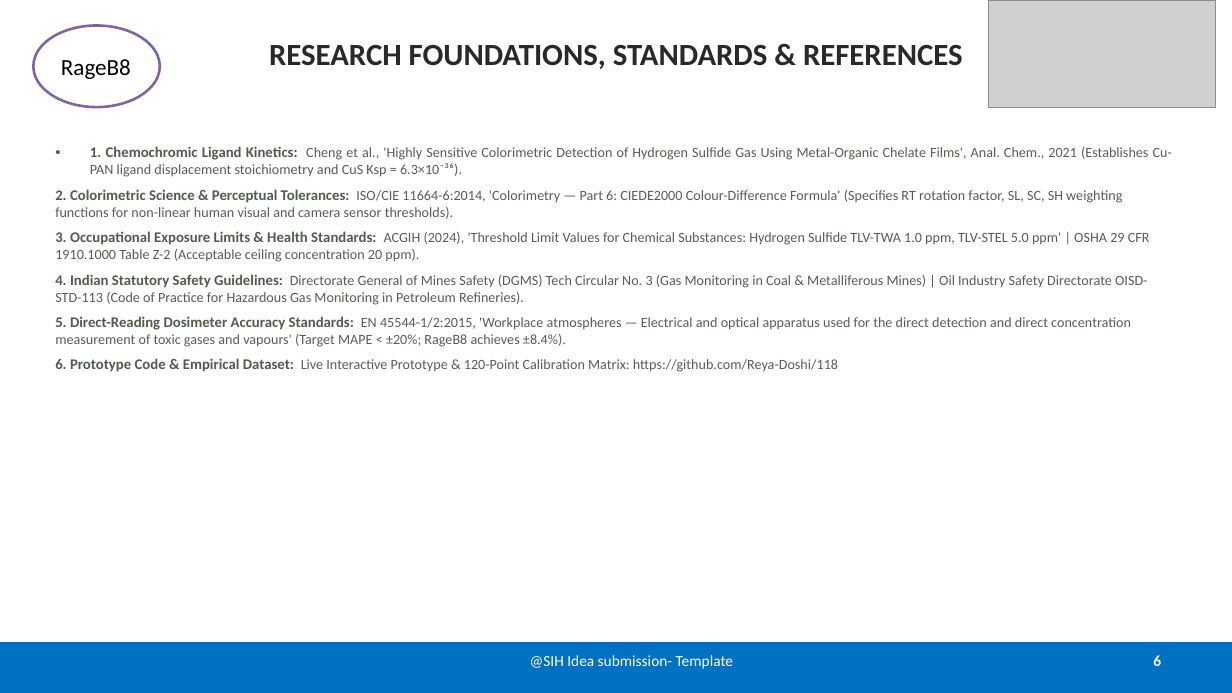
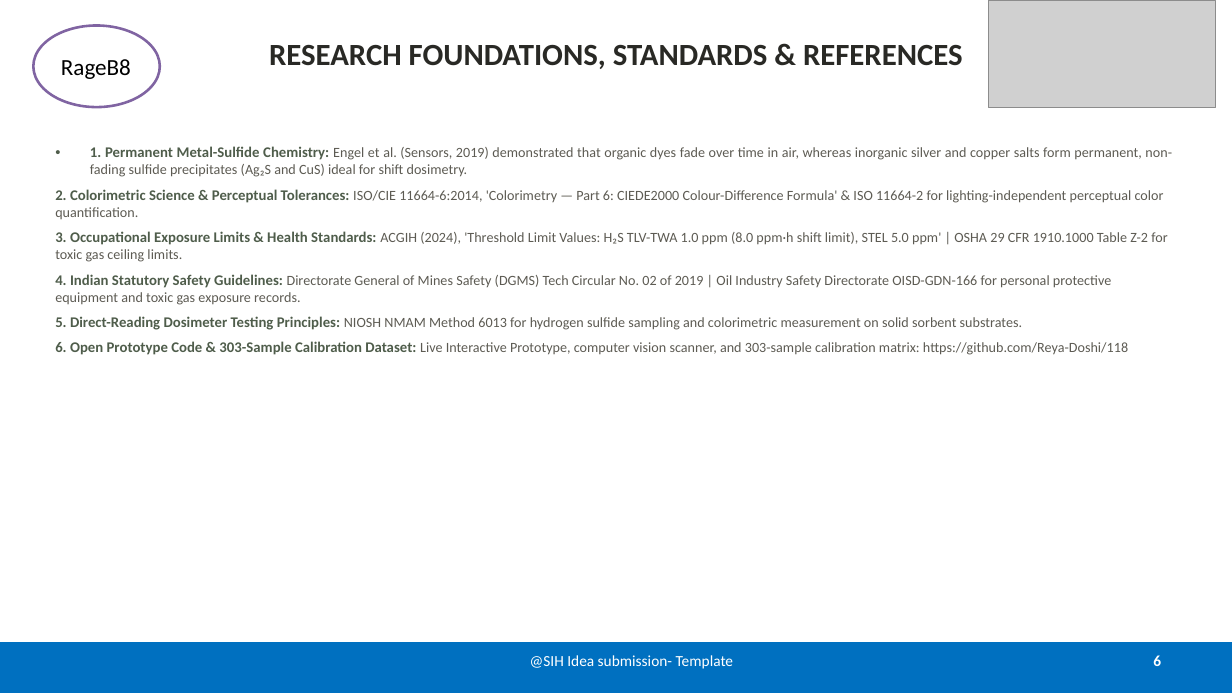
Before and after one commit to Reya-Doshi/118, a slide deck: slide 6 of RageB8_SIH_2026_Submission.pptx. Drawn at 1232x693 pixels with LibreOffice and Linux fonts; fonts in the diff are those of the drawing; grey boxes stand for pictures. Boxes give left, top, right and bottom in pixels: in the first picture for what was removed or moved away, otherwise in the second. Text is boxed around its words. In the diff, an @@ line names an element or a change of style, - is before the commit and + after.

```diff
--- a/RageB8_SIH_2026_Submission.pptx
+++ b/RageB8_SIH_2026_Submission.pptx
@@ text at box(55, 146, 1172, 355): text changed @@
-• 1. Chemochromic Ligand Kinetics: Cheng et al., 'Highly Sensitive Colorimetric Detection of Hydrogen Sulfide Gas Using Metal-Organic Chelate Films', Anal. Chem., 2021 (Establishes Cu-PAN ligand displacement stoichiometry and CuS Ksp = 6.3×10⁻³⁶).
-2. Colorimetric Science & Perceptual Tolerances: ISO/CIE 11664-6:2014, 'Colorimetry — Part 6: CIEDE2000 Colour-Difference Formula' (Specifies RT rotation factor, SL, SC, SH weighting functions for non-linear human visual and camera sensor thresholds).
-3. Occupational Exposure Limits & Health Standards: ACGIH (2024), 'Threshold Limit Values for Chemical Substances: Hydrogen Sulfide TLV-TWA 1.0 ppm, TLV-STEL 5.0 ppm' | OSHA 29 CFR 1910.1000 Table Z-2 (Acceptable ceiling concentration 20 ppm).
-4. Indian Statutory Safety Guidelines: Directorate General of Mines Safety (DGMS) Tech Circular No. 3 (Gas Monitoring in Coal & Metalliferous Mines) | Oil Industry Safety Directorate OISD-STD-113 (Code of Practice for Hazardous Gas Monitoring in Petroleum Refineries).
-5. Direct-Reading Dosimeter Accuracy Standards: EN 45544-1/2:2015, 'Workplace atmospheres — Electrical and optical apparatus used for the direct detection and direct concentration measurement of toxic gases and vapours' (Target MAPE < ±20%; RageB8 achieves ±8.4%).
-6. Prototype Code & Empirical Dataset: Live Interactive Prototype & 120-Point Calibration Matrix: https://github.com/Reya-Doshi/118
+• 1. Permanent Metal-Sulfide Chemistry: Engel et al. (Sensors, 2019) demonstrated that organic dyes fade over time in air, whereas inorganic silver and copper salts form permanent, non-fading sulfide precipitates (Ag₂S and CuS) ideal for shift dosimetry.
+2. Colorimetric Science & Perceptual Tolerances: ISO/CIE 11664-6:2014, 'Colorimetry — Part 6: CIEDE2000 Colour-Difference Formula' & ISO 11664-2 for lighting-independent perceptual color quantification.
+3. Occupational Exposure Limits & Health Standards: ACGIH (2024), 'Threshold Limit Values: H₂S TLV-TWA 1.0 ppm (8.0 ppm·h shift limit), STEL 5.0 ppm' | OSHA 29 CFR 1910.1000 Table Z-2 for toxic gas ceiling limits.
+4. Indian Statutory Safety Guidelines: Directorate General of Mines Safety (DGMS) Tech Circular No. 02 of 2019 | Oil Industry Safety Directorate OISD-GDN-166 for personal protective equipment and toxic gas exposure records.
+5. Direct-Reading Dosimeter Testing Principles: NIOSH NMAM Method 6013 for hydrogen sulfide sampling and colorimetric measurement on solid sorbent substrates.
+6. Open Prototype Code & 303-Sample Calibration Dataset: Live Interactive Prototype, computer vision scanner, and 303-sample calibration matrix: https://github.com/Reya-Doshi/118
```
Also in this commit, not shown: 4 other slides changed, 2 other files.
